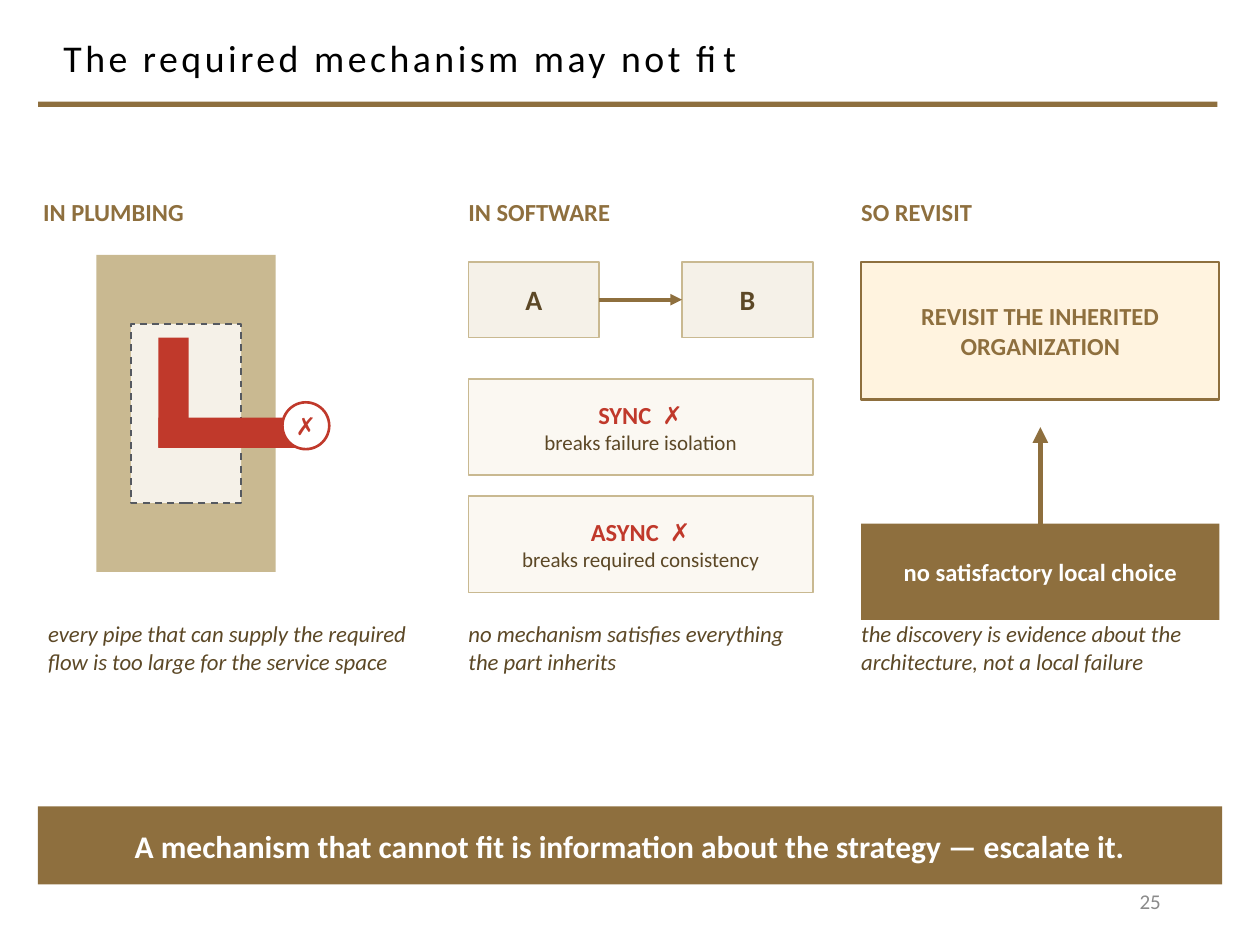
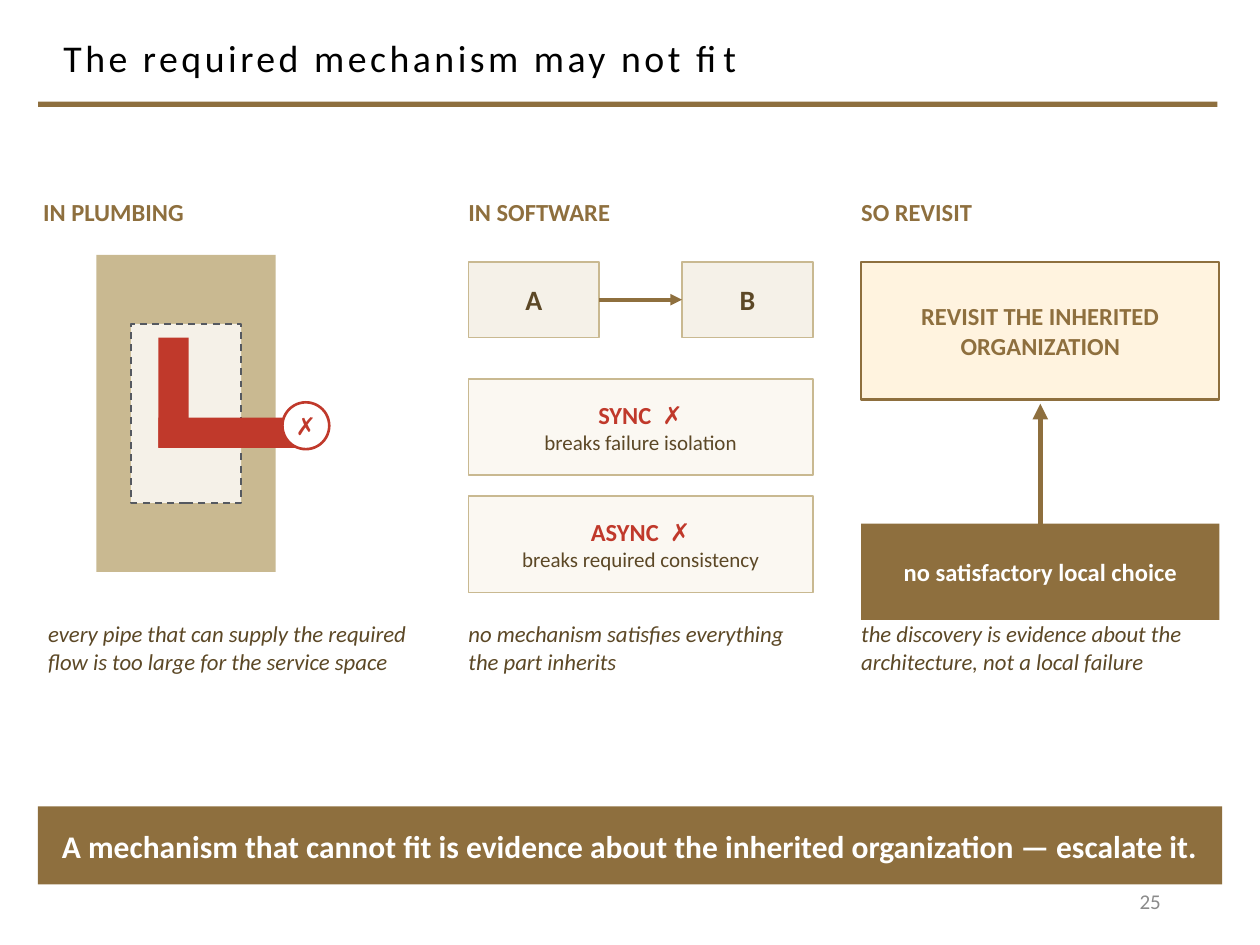
Before and after one commit to davisjam/model-based-agentic-software-engineering, a slide deck: slide 25 of course/lectures/act-1-foundations/07-design/1-7-Design.pptx. Drawn at 1260x945 pixels with LibreOffice and Linux fonts; fonts in the diff are those of the drawing; background and template pictures are left out. Boxes give left, top, right and bottom in pixels: in the first picture for what was removed or moved away, otherwise in the second. Text is boxed around its words. In the diff, an @@ line names an element or a change of style, - is before the commit and + after.

```diff
--- a/course/lectures/act-1-foundations/07-design/1-7-Design.pptx
+++ b/course/lectures/act-1-foundations/07-design/1-7-Design.pptx
@@ arrow moved from (1041, 524) - (1041, 427) to (1041, 524) - (1041, 403) @@
@@ text in rectangle at (62, 836, 1196, 864): text changed @@
-A mechanism that cannot fit is information about the strategy — escalate it.
+A mechanism that cannot fit is evidence about the inherited organization — escalate it.
```
Also in this commit, not shown: 6 other slides changed, 2 slides added, 3 slides removed.
